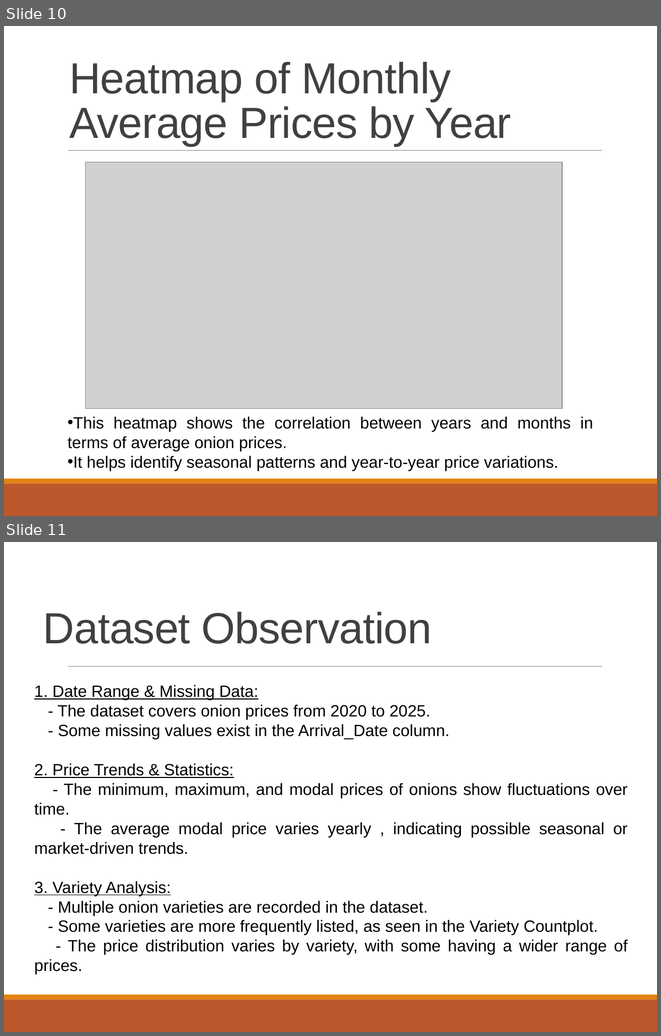
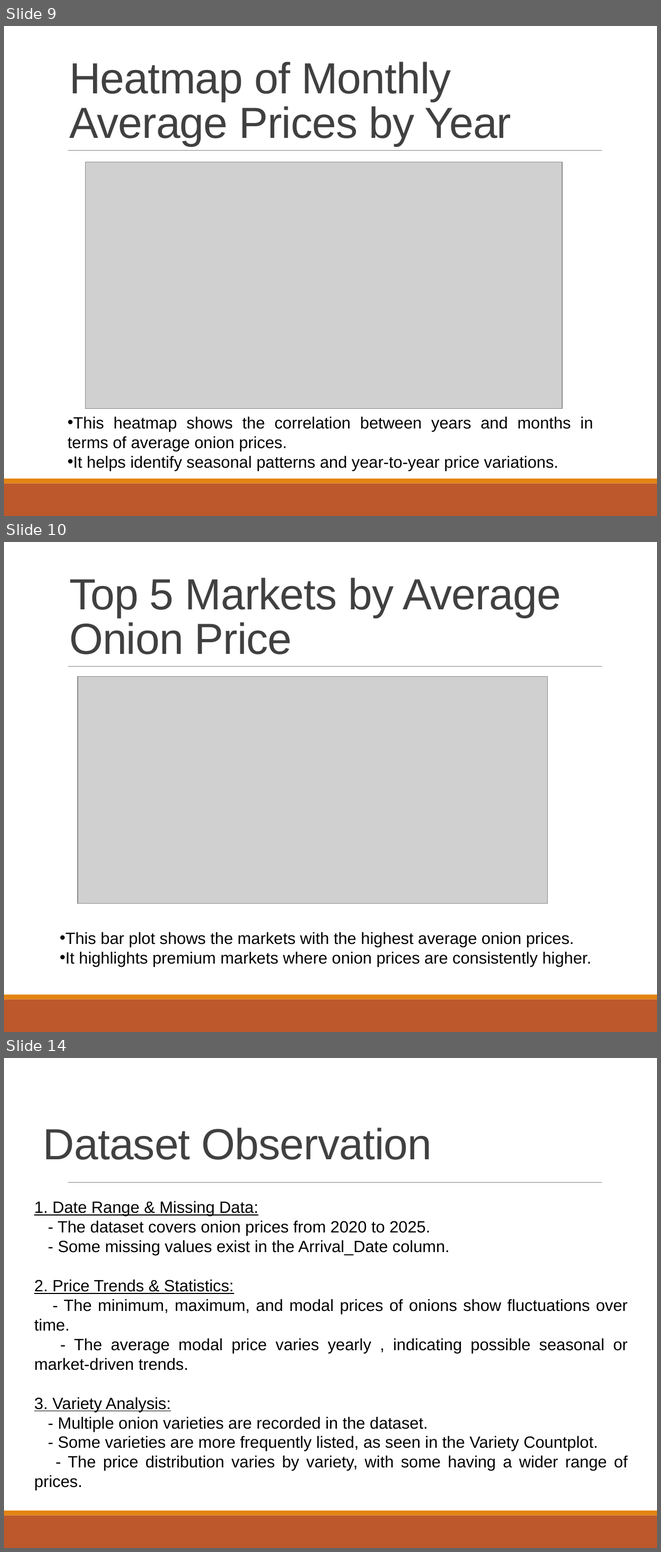
Before and after one commit to BharadwajKollepara/DataAnalyticsProjects, a slide deck: 1.Indian_Government_Dataset_Analysis/Indian_Government_Dataset_Analysis.pptx. Shown one above the other, each under a label of ours: slides 10 and 11 before the commit, slides 9, 10 and 14 after it; the slides between them are not shown. The pictures are 661x1036 and 661x1552 pixels, drawn with LibreOffice and Linux fonts; fonts in the diff are those of the drawing; grey boxes stand for pictures. Boxes give left, top, right and bottom in pixels: in the first picture for what was removed or moved away, otherwise in the second. Text is boxed around its words. In the diff, an @@ line names an element or a change of style, - is before the commit and + after.

```diff
--- a/1.Indian_Government_Dataset_Analysis/Indian_Government_Dataset_Analysis.pptx
+++ b/1.Indian_Government_Dataset_Analysis/Indian_Government_Dataset_Analysis.pptx
@@ slide 10 added at <box>4,542,657,1032</box>, background #FFFFFF; not listed: 3 template elements that a slide beside it also shows @@
@@ title added at <box>69,578,561,654</box>, 48 pt, text #404040 @@
+Top 5 Markets by Average Onion Price
@@ picture added at <box>78,677,548,903</box> @@
@@ text added at <box>60,932,591,966</box>, 18 pt, text #000000 @@
+• This bar plot shows the markets with the highest average onion prices.
+• It highlights premium markets where onion prices are consistently higher.
@@ what was slide 10 is now slide 9 @@
@@ what was slide 11 is now slide 14 @@
```
Also in this commit, not shown: 2 slides changed, 3 other slides added, 1 slide removed.
